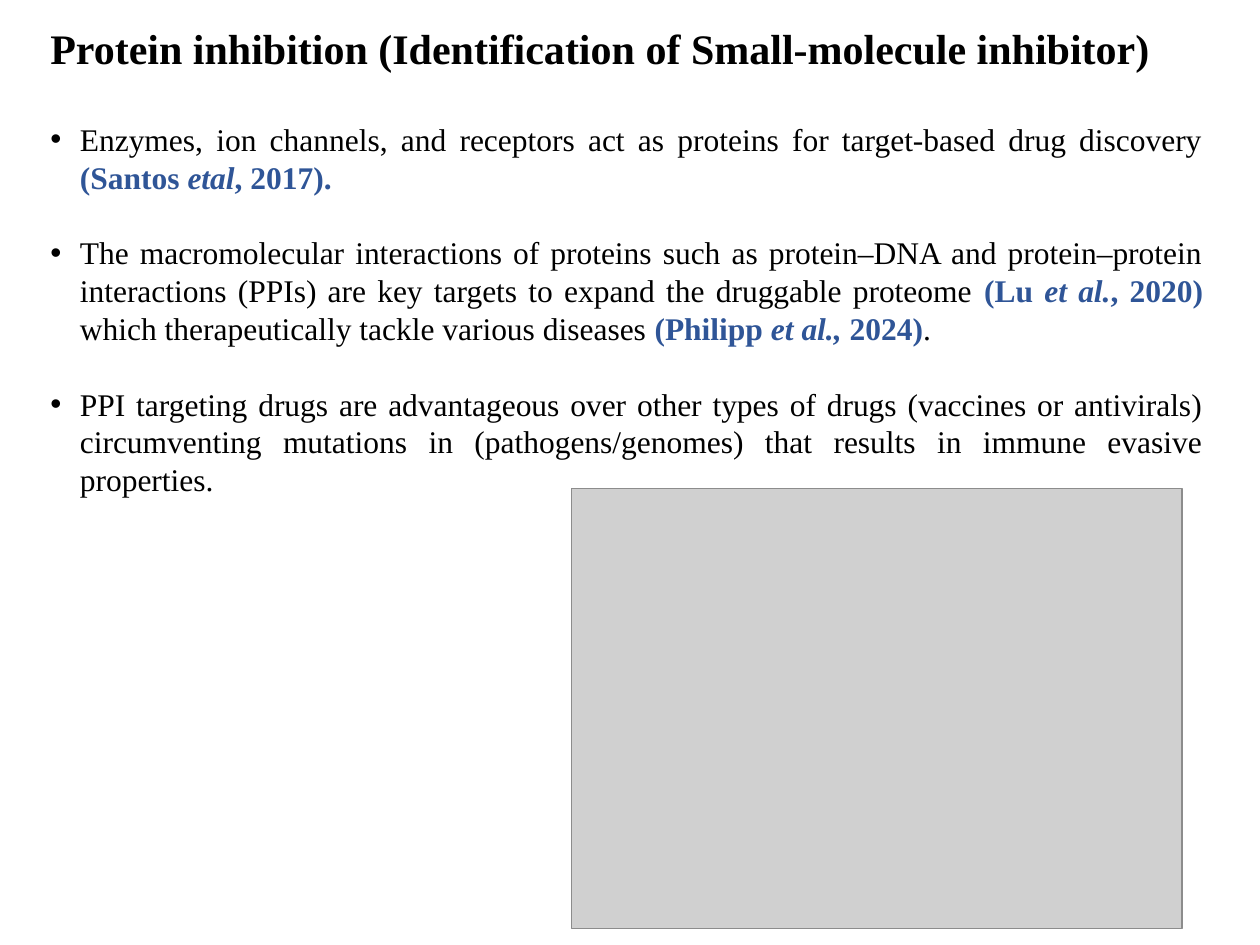
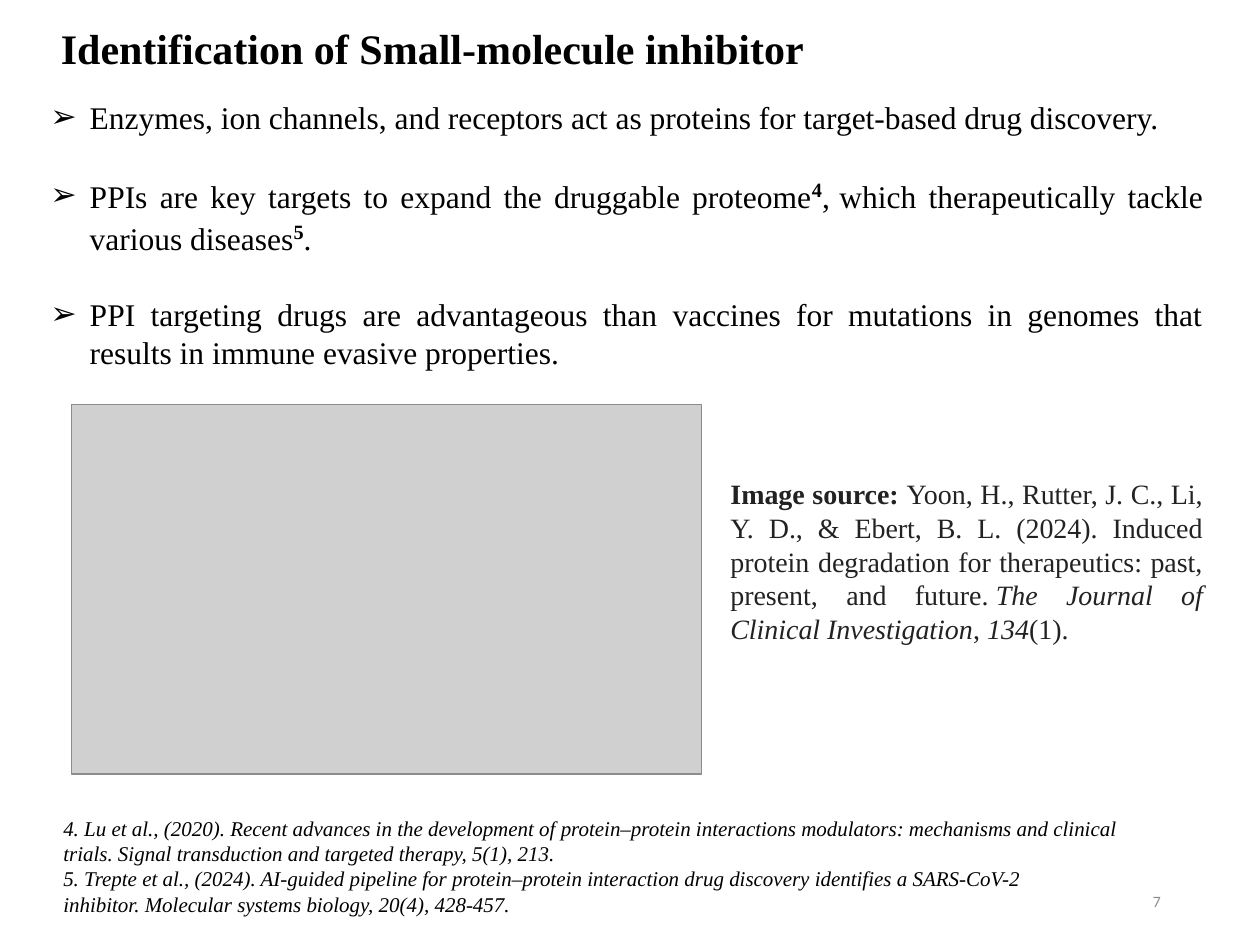
Before and after one commit to Vinoth0202/Training-to-Divya, a slide deck: slide 7 of DC - Dhivya G.pptx (slide 8 before the commit). Drawn at 1260x945 pixels with LibreOffice and Linux fonts; fonts in the diff are those of the drawing; grey boxes stand for pictures. Boxes give left, top, right and bottom in pixels: in the first picture for what was removed or moved away, otherwise in the second. Text is boxed around its words. In the diff, an @@ line names an element or a change of style, - is before the commit and + after.

```diff
--- a/DC - Dhivya G.pptx
+++ b/DC - Dhivya G.pptx
@@ text at <box>61,34,804,65</box>: text changed @@
-Protein inhibition (Identification of Small-molecule inhibitor)
+Identification of Small-molecule inhibitor
@@ text at <box>90,107,1203,370</box>: text changed @@
-• Enzymes, ion channels, and receptors act as proteins for target-based drug discovery (Santos etal, 2017).
-• The macromolecular interactions of proteins such as protein–DNA and protein–protein interactions (PPIs) are key targets to expand the druggable proteome (Lu et al., 2020) which therapeutically tackle various diseases (Philipp et al., 2024).
-• PPI targeting drugs are advantageous over other types of drugs (vaccines or antivirals) circumventing mutations in (pathogens/genomes) that results in immune evasive properties.
+➢ Enzymes, ion channels, and receptors act as proteins for target-based drug discovery.
+➢ PPIs are key targets to expand the druggable proteome4, which therapeutically tackle various diseases5.
+➢ PPI targeting drugs are advantageous than vaccines for mutations in genomes that results in immune evasive properties.
@@ picture added at <box>72,404,702,774</box> @@
@@ picture removed at <box>572,489,1182,929</box> @@
@@ text added at <box>730,485,1203,644</box>, 16 pt, text #222222 @@
+Image source: Yoon, H., Rutter, J. C., Li, Y. D., & Ebert, B. L. (2024). Induced protein degradation for therapeutics: past, present, and future. The Journal of Clinical Investigation, 134(1).
@@ text added at <box>63,821,1116,916</box>, 12 pt, text #000000, italic @@
+4. Lu et al., (2020). Recent advances in the development of protein–protein interactions modulators: mechanisms and clinical trials. Signal transduction and targeted therapy, 5(1), 213.
+5. Trepte et al., (2024). AI-guided pipeline for protein–protein interaction drug discovery identifies a SARS-CoV-2 inhibitor. Molecular systems biology, 20(4), 428-457.
@@ page number added at <box>1153,897,1161,907</box>, 9 pt, text #8C8C8C @@
+7
```
Also in this commit, not shown: 28 other slides changed, 2 slides added, 4 slides removed, 1 other file.
